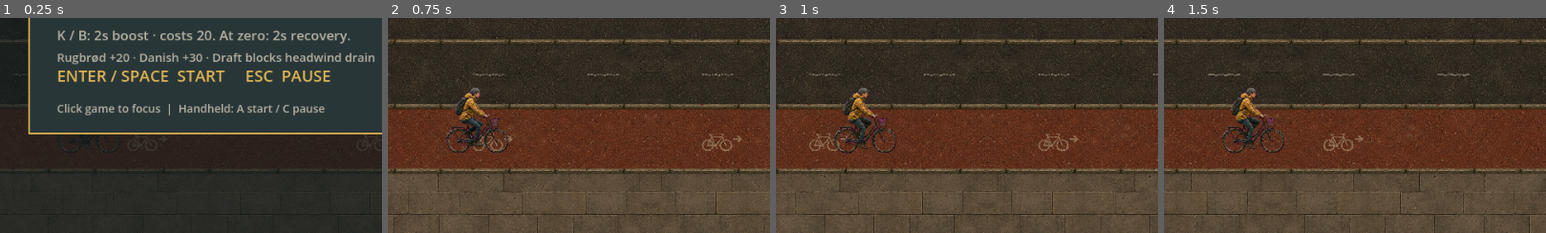
Above: before the commit, frames 1-4 (left to right).
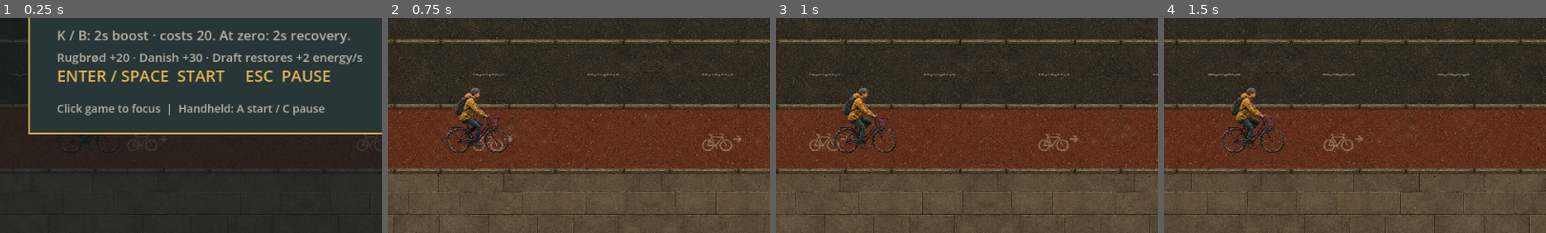
Above: after the commit, the same moments.

Repository: valesin/RushToCampus
Game: Godot game, scene res://scenes/cycling/CyclingGame.tscn
Same seed, same stepped clock (60 frames per second), same inputs: the game is played once before the commit and once after it.
Inputs (mouse positions are % of the whole screen's width and height, from its top left):
- Up to frame 1 (0.25 s): no input
- Up to frame 2 (0.75 s): tap Enter at 0.5 s; move the mouse to (72, 45) at 0.52 s; hold D (move_right) from 0.53 s (still down); hold K (cycling_boost) from 0.53 s (still down); click (72, 45) at 0.67 s
- Up to frame 3 (1 s): keep holding D (move_right); keep holding K (cycling_boost); tap Space (jump) at 0.77 s
- Up to frame 4 (1.5 s): keep holding D (move_right); move the mouse to (30, 55) at 1.27 s; release K (cycling_boost) at 1.28 s; tap J (cycling_confirm) at 1.35 s
The pictures show only the part of the screen within x 13-63%, y 50-100%; the shares and areas given below are measured in that part.

The runs differ from the first frame. In frame 1, 0.8% of the frame differs, in the area x 64-98%, y 16-22%; in frame 2, nothing differs; in frame 3, nothing differs; in frame 4, nothing differs.

Commit message:
Restore energy while drafting and ramp motor traffic toward campus

Diff:
--- a/retro-biker/scripts/cycling/presentation.gd
+++ b/retro-biker/scripts/cycling/presentation.gd
@@ -242,7 +242,7 @@
 	var effort: String = "RECOVER %.1fs" % game.rider.recovery_left if game.rider.recovering else "BOOST %.1fs" % game.rider.boost_left if game.rider.boost_left > 0.0 else "BOOST  K / B" if game.rider.boost_ready() else "BOOST NEEDS 20"
 	text(c,Vector2(484,35),effort,16,GREEN if game.rider.recovering else INK)
 	text(c,Vector2(705,28),game.wind.phase(),15,INK)
-	var wind_detail: String = game.wind.warning() if game.wind.warning() != "" else "DRAFT: SHELTERED" if game.rider.sheltered else ""
+	var wind_detail: String = game.wind.warning() if game.wind.warning() != "" else ("DRAFT: +2 ENERGY/s" if not game.rider.recovering and game.rider.boost_left <= 0.0 else "DRAFT: SHELTERED") if game.rider.sheltered else ""
 	text(c,Vector2(677,44),wind_detail,10,MUTED)
 	draw_hud_icon(c,"pin",Vector2(27,28))
 	draw_hud_icon(c,"cap",Vector2(466,28))
@@ -290,7 +290,7 @@
 	text(c,Vector2(200,221),detail,19)
 	text(c,Vector2(200,261),"UP / DOWN or W / S — switch lanes",19)
 	text(c,Vector2(200,298),"K / B: 2s boost · costs 20. At zero: 2s recovery.",17,MUTED)
-	text(c,Vector2(200,325),"Rugbrød +20 · Danish +30 · Draft blocks headwind drain",15,MUTED)
+	text(c,Vector2(200,325),"Rugbrød +20 · Danish +30 · Draft restores +2 energy/s",15,MUTED)
 	text(c,Vector2(200,350),action,20,GOLD)
 	if game.state != game.RunState.PAUSED:
 		text(c,Vector2(200,389),"Click game to focus  |  Handheld: A start / C pause",14,MUTED)
--- a/retro-biker/scripts/cycling/rider.gd
+++ b/retro-biker/scripts/cycling/rider.gd
@@ -2,6 +2,7 @@
 @export var base_speed: float = 14.4
 @export var lane_change_seconds: float = 0.18
 @export var contact_size: Vector2 = Vector2(5.0, 0.32)
+const DRAFT_ENERGY_PER_SECOND: float = 2.0
 const BOOST_SPEED: float = 21.6
 const BOOST_SECONDS: float = 2.0
 const BOOST_COST: float = 20.0
@@ -93,8 +94,8 @@
 		energy = maxf(0.0, energy + energy_change * delta)
 	else:
 		target_speed = base_speed * wind_multiplier
-		energy_change = 0.0 if sheltered else minf(0.0, energy_rate)
-		energy = maxf(0.0, energy + energy_change * delta)
+		energy_change = DRAFT_ENERGY_PER_SECOND if sheltered else minf(0.0, energy_rate)
+		energy = clampf(energy + energy_change * delta, 0.0, 100.0)
 	cruising_speed = target_speed
 	speed = cruising_speed
 	if slowdown_left > 0.0:
--- a/retro-biker/scripts/cycling/run_controller.gd
+++ b/retro-biker/scripts/cycling/run_controller.gd
@@ -122,6 +122,7 @@
 		wind.elapsed -= delta - travel_delta
 		rider.lane_position = lerpf(rider.previous_lane_position, rider.lane_position, travel_delta / delta)
 	distance += rider.speed * travel_delta
+	traffic.route_length = route_length
 	traffic.step(travel_delta, elapsed, distance, rider.lane, rider.contact_size)
 	for actor in traffic.actors:
 		var start := Vector2(actor.previous_distance - previous_distance, actor.definition.lane - rider.previous_lane_position)
--- a/retro-biker/scripts/cycling/traffic_director.gd
+++ b/retro-biker/scripts/cycling/traffic_director.gd
@@ -6,7 +6,8 @@
 @export var spawn_distance: float = 78.0
 @export var safe_start_seconds: float = 5.0
 @export var initial_interval: float = 5.0
-@export var final_interval: float = 2.8
+@export var final_interval: float = 2.2
+@export var route_length: float = 1500.0
 var food
 const CHECK_SPEEDS: Array[float] = [3.6, 7.2, 7.8, 10.8, 14.4, 15.84, 21.6]
 var actors: Array = []
@@ -26,6 +27,23 @@
 	[["car", 2, 0.0], ["barrier", 0, 15.0]],
 	[["pedestrian", 4, 0.0], ["barrier", 2, 13.0]]
 ]
+
+const ROAD_PATTERNS: Array = [
+	[["bus",0,0.0],["car",1,18.0]],
+	[["car",1,0.0],["car",2,22.0]],
+	[["bus",0,0.0],["car",2,20.0]]
+]
+
+func route_progress(rider_distance: float) -> float:
+	return clampf(rider_distance / maxf(1.0,route_length),0.0,1.0)
+
+func spawn_interval(rider_distance: float) -> float:
+	return lerpf(initial_interval,final_interval,route_progress(rider_distance))
+
+func choose_pattern(rider_distance: float) -> Array:
+	var road_weight: float = lerpf(0.15,0.80,route_progress(rider_distance))
+	var choices: Array = ROAD_PATTERNS if rng.randf() < road_weight else PATTERNS
+	return choices[rng.randi_range(0,choices.size()-1)]
 
 func reset() -> void:
 	for actor in actors:
@@ -75,8 +93,8 @@
 			pool.append(old)
 	if not enabled or elapsed < next_spawn:
 		return
-	next_spawn = elapsed + lerpf(initial_interval, final_interval, clampf(elapsed / 120.0, 0.0, 1.0))
-	var pattern: Array = PATTERNS[rng.randi_range(0, PATTERNS.size() - 1)]
+	next_spawn = elapsed + spawn_interval(rider_distance)
+	var pattern: Array = choose_pattern(rider_distance)
 	if actors.size() + pattern.size() > maximum_actors:
 		return
 	var candidate: Array = []
--- /dev/null
+++ b/retro-biker/tests/cycling/difficulty_checks.gd
@@ -0,0 +1,42 @@
+extends RefCounted
+static func run(game) -> Dictionary:
+	var checks: Dictionary = {}
+	var rider = load("res://scripts/cycling/rider.gd").new()
+	rider.reset()
+	rider.energy = 99
+	rider.sheltered = true
+	rider.step(2,1,-4,7.8)
+	checks.draft_caps_at_100 = rider.energy == 100
+	rider.energy = 50
+	rider.sheltered = false
+	rider.step(1,1,0)
+	checks.no_draft_no_regeneration = rider.energy == 50
+	rider.boost_input(false)
+	rider.boost_input(true)
+	rider.sheltered = true
+	rider.step(1,1,-4,7.8)
+	checks.draft_does_not_refund_boost = rider.energy == 30
+	rider.free()
+	var director = load("res://scripts/cycling/traffic_director.gd").new()
+	checks.progressive_spawn_interval = director.spawn_interval(0) > director.spawn_interval(750) and director.spawn_interval(750) > director.spawn_interval(1500)
+	checks.difficulty_clamped = director.spawn_interval(-1) == 5.0 and is_equal_approx(director.spawn_interval(2000),2.2)
+	var vehicle_counts: Array[int] = []
+	for distance in [0,750,1500]:
+		director.rng.seed = 17
+		var count: int = 0
+		for i in 500:
+			for item in director.choose_pattern(distance):
+				if item[0] in ["car","bus"]: count += 1
+		vehicle_counts.append(count)
+	checks.more_motor_vehicles_near_finish = vehicle_counts[0] < vehicle_counts[1] and vehicle_counts[1] < vehicle_counts[2]
+	var routes_safe: bool = true
+	for pattern in director.ROAD_PATTERNS:
+		var candidates: Array = []
+		for item in pattern: candidates.append(director.make_actor(item[0],item[1],78.0+item[2]))
+		for lane in 5:
+			for speed in director.CHECK_SPEEDS:
+				routes_safe = routes_safe and director.has_route(candidates,0,lane,speed,Vector2(5,0.32))
+		candidates.clear()
+	checks.new_road_patterns_have_escape_routes = routes_safe
+	director.free()
+	return checks
--- a/retro-biker/tests/cycling/runner_checks.gd
+++ b/retro-biker/tests/cycling/runner_checks.gd
@@ -58,7 +58,7 @@
 	for i in 120:
 		game.simulate(1.0 / 60.0)
 	checks["draft_gap_stable"] = absf(lead.distance - game.distance - 9.0) < 0.05
-	checks["draft_conserves_energy"] = absf(game.rider.energy - 60.0) < 0.1 and game.rider.sheltered
+	checks["draft_restores_energy"] = absf(game.rider.energy - 64.0) < 0.1 and game.rider.sheltered
 	game.rider.lane_input(0)
 	game.rider.lane_input(-1)
 	game.simulate(1.0 / 60.0)
@@ -185,6 +185,7 @@
 	checks["collision_after_arrival_ignored"] = game.state == game.RunState.SUCCESS
 	game.start_run()
 	checks.merge(load("res://tests/cycling/energy_checks.gd").run(game))
+	checks.merge(load("res://tests/cycling/difficulty_checks.gd").run(game))
 	game.food.enabled = true
 	game.traffic.enabled = true
 	game.set_physics_process(true)
Not shown, added: retro-biker/tests/cycling/difficulty_checks.gd.uid
Not shown, changed: retro-biker/tests/cycling/ALTERNATIVE_THEME.md
